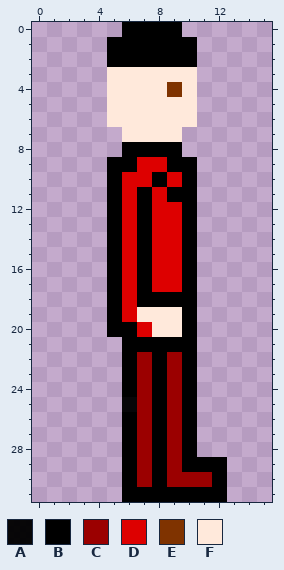
One commit to this pixel-art sprite: Assets/Assets/Players/Blue/Standing_01.png. The picture above was drawn from the file before the commit.
The file is 16x32 pixels.
Palette (. is transparent): A #000000f5  B #000000  C #9b0000  D #dd0000  E #7f3300  F #ffe9db
Once edited:
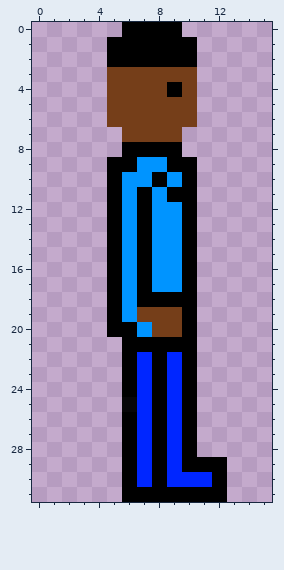
Difference:
@@ palette @@
-C #9b0000
+C #0026ff
-D #dd0000
+D #0094ff
-F #ffe9db
+F #753e19
@@ x 7..11 @@
  3 FFFF.
- 4 FFEF.
+ 4 FFBF.
  5 FFFF.
